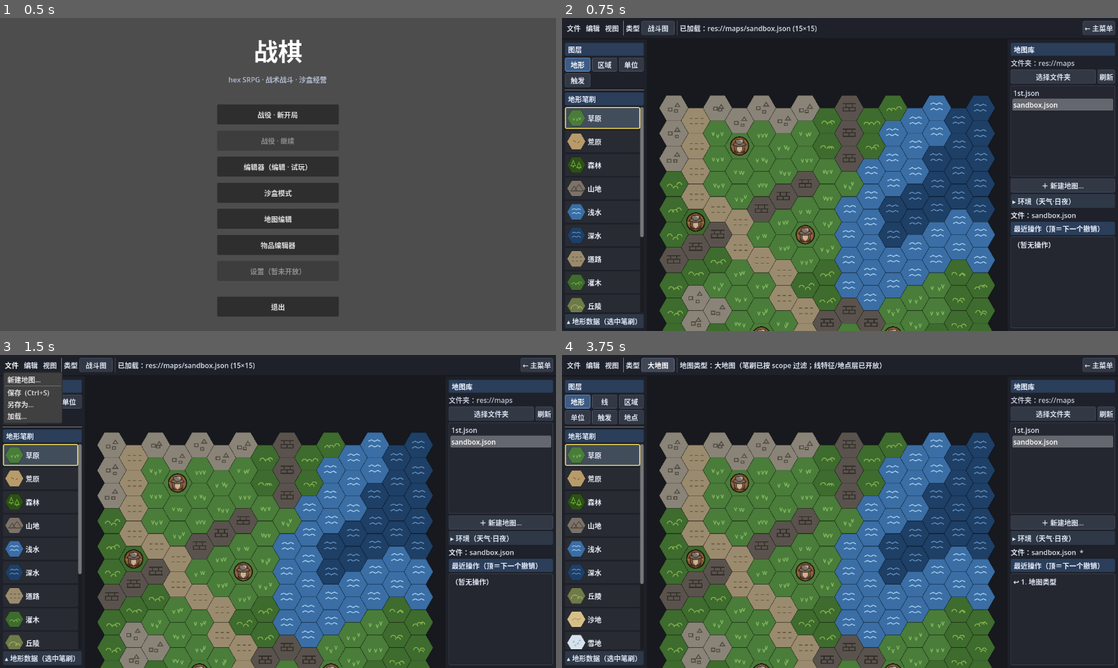
Above: before the commit, frames 1-4 (two rows, left to right).
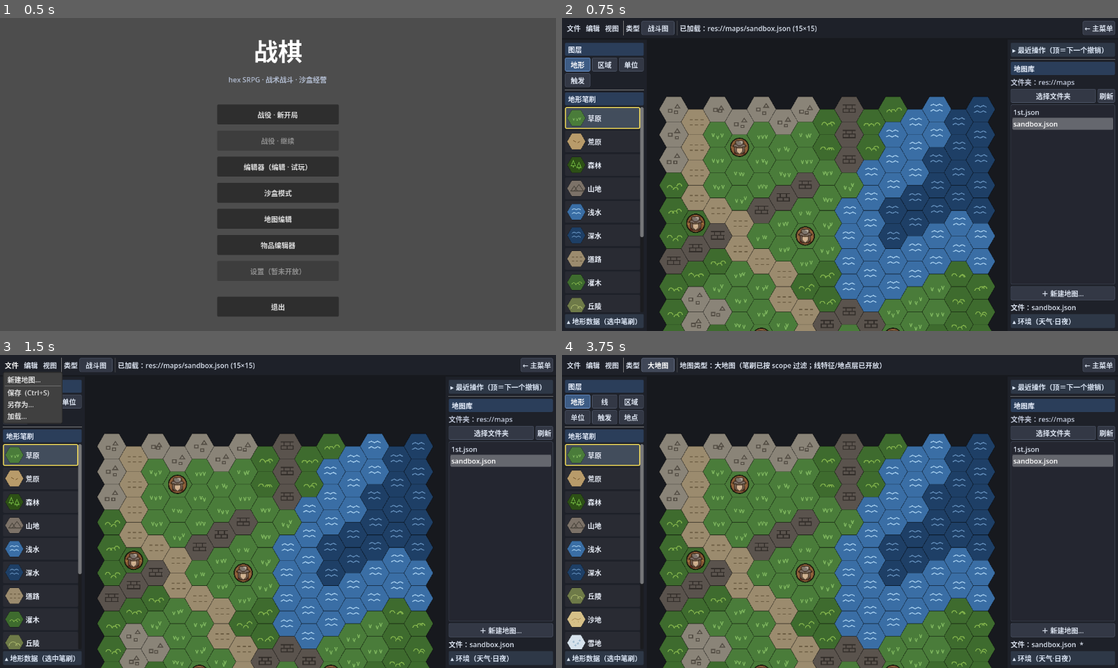
Above: after the commit, the same moments.

Repository: PileErico/SRPG
Game: Godot game, scene res://StartMenu.tscn
The game is run twice, just before and just after one commit, with the same random seed, the same clock (stepped at 60 frames per second) and the same inputs.
Inputs:
- Up to frame 1 (0.5 s): no input
- Up to frame 2 (0.75 s): click "地图编辑" at 0.5 s
- Up to frame 3 (1.5 s): click "文件" at 1.25 s
- Up to frame 4 (3.75 s): click "编辑" at 2 s; click "视图" at 2.75 s; click "战斗图" at 3.5 s

Frame 1 is identical in both runs. In frame 2, 13% of the frame differs, in the area x 17-100%, y 8-100%; in frame 3, 13%; in frame 4, 13%.

Commit message:
feat(编辑器UI): 右栏与左栏对称——最近操作折叠移右上 / 环境折叠移右下
- 最近操作（撤销栈）从右栏底部移到右上角，做成折叠区（默认收起，需要时展开）。
- 环境（天气·日夜）移到右栏底部，改折叠·向上展开——与左栏底部「地形数据」左右对称。
- 地图库列表居中撑满。整体左右对称：[开关/折叠][主列表][底部折叠]。

Co-Authored-By: Claude Fable 5 <noreply@anthropic.com>

Diff:
--- a/MapEditor.gd
+++ b/MapEditor.gd
@@ -1740,11 +1740,16 @@
 			le.text_changed.connect(func(t: String): _set_action_field(a, key, t))
 			return le
 
+# 右栏与左栏对称：最近操作（折叠·右上，对位左栏图层）/ 地图库（主内容撑满，对位地形笔刷）/ 环境（折叠·向上展开·右下，与左栏底部地形数据对称）
 func _build_side_panel() -> Control:
 	var side := VBoxContainer.new()
 	side.custom_minimum_size = Vector2(240, 0)
 
-	# —— 地图库（文件夹 + 其中地图列表）——
+	# —— 最近操作（撤销栈）＝右上角折叠（默认收起，需要时展开看）——
+	side.add_child(_make_foldable("最近操作（顶＝下一个撤销）", _build_history_panel(), true))
+	side.add_child(HSeparator.new())
+
+	# —— 地图库（文件夹 + 其中地图列表）＝主内容，撑满中段 ——
 	side.add_child(_section_title("地图库"))
 	_dir_label = _make_label("")
 	_dir_label.autowrap_mode = TextServer.AUTOWRAP_WORD_SMART
@@ -1774,21 +1779,23 @@
 	new_map_btn.pressed.connect(_on_new_map_in_dir)
 	side.add_child(new_map_btn)
 
-	# —— 环境（日夜 + 天气表；地图级 authoring）——默认折叠，进阶段
-	side.add_child(_make_foldable("环境（天气·日夜）", _build_env_section(), true))
-
 	# —— 当前文件 ——
 	_file_label = _make_label("文件：(未保存)")
 	_file_label.autowrap_mode = TextServer.AUTOWRAP_WORD_SMART
 	side.add_child(_file_label)
 
-	# —— 最近操作（撤销栈）——
-	side.add_child(_section_title("最近操作（顶＝下一个撤销）"))
+	# —— 环境（日夜 + 天气表；地图级 authoring）＝右下角折叠·向上展开，与左栏底部「地形数据」对称 ——
+	side.add_child(_make_foldable("环境（天气·日夜）", _build_env_section(), true, true))
+	return side
+
+# 撤销历史面板（收进右上折叠区）：一个固定高度的列表
+func _build_history_panel() -> Control:
+	var v := VBoxContainer.new()
 	_history_list = ItemList.new()
-	_history_list.size_flags_vertical = Control.SIZE_EXPAND_FILL
 	_history_list.size_flags_horizontal = Control.SIZE_EXPAND_FILL
-	side.add_child(_history_list)
-	return side
+	_history_list.custom_minimum_size = Vector2(0, 150)
+	v.add_child(_history_list)
+	return v
 
 # ------------------------------------------------------------------ 环境（日夜 + 天气表）
 
